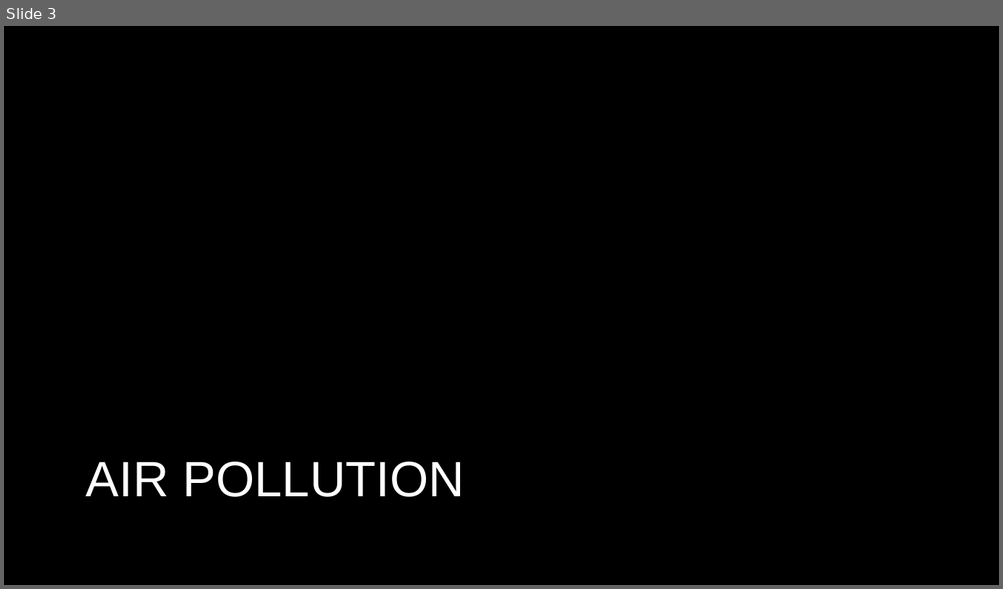
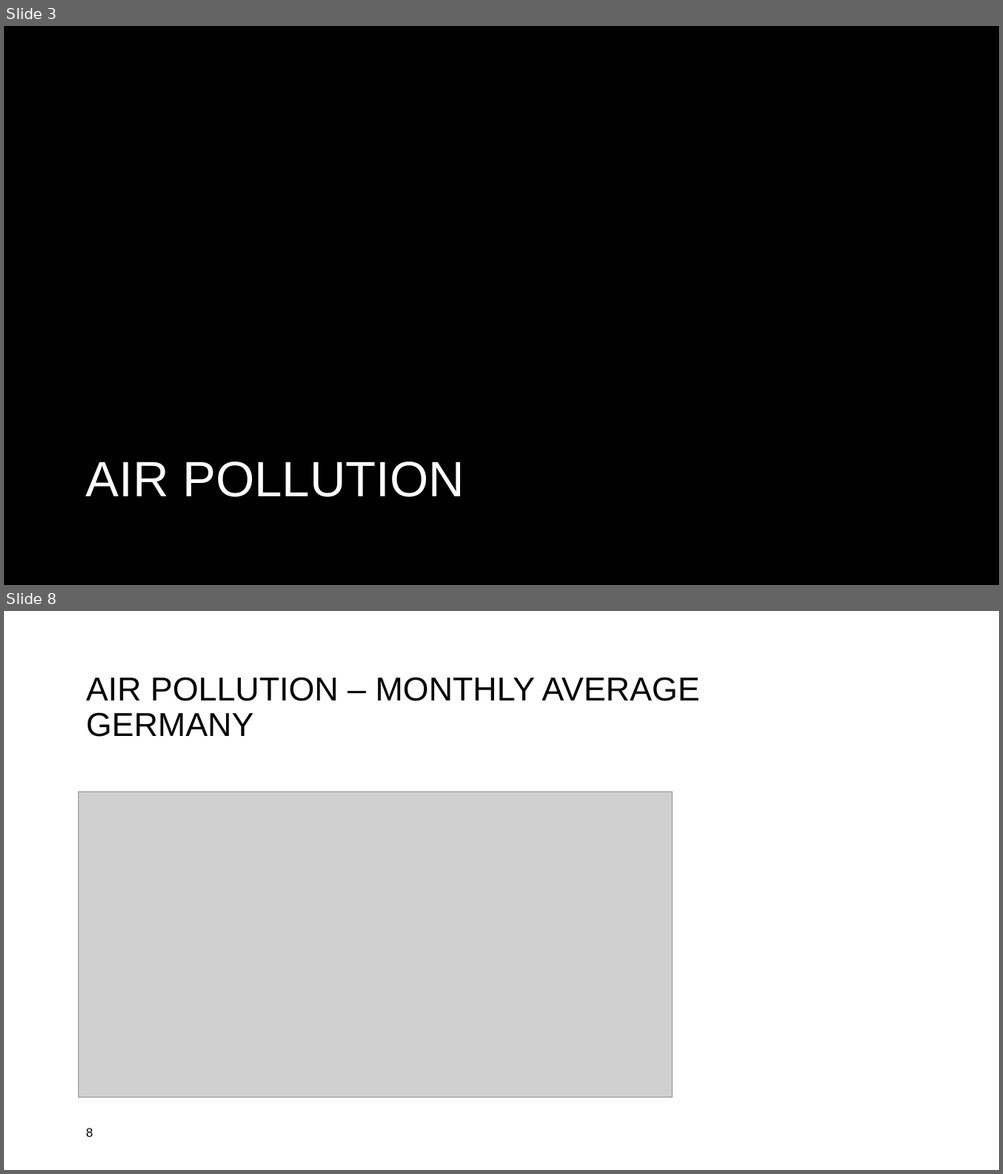
Before and after one commit to lennartklose96/DataScienceProject, a slide deck: Data-Science-Project2Präsi.pptx. Shown one above the other, each under a label of ours: slide 3 before the commit, slides 3 and 8 after it; the slides between them are not shown. The pictures are 1003x589 and 1003x1174 pixels, drawn with LibreOffice and Linux fonts; fonts in the diff are those of the drawing; grey boxes stand for pictures; background and template pictures are left out. Boxes give left, top, right and bottom in pixels: in the first picture for what was removed or moved away, otherwise in the second. Text is boxed around its words. In the diff, an @@ line names an element or a change of style, - is before the commit and + after.

```diff
--- a/Data-Science-Project2Präsi.pptx
+++ b/Data-Science-Project2Präsi.pptx
@@ slide 8 added at box(4, 611, 999, 1170), background #FFFFFF @@
@@ title added at box(86, 677, 700, 737), 32 pt, text #000000 @@
+AIR POLLUTION – MONTHLY AVERAGE GERMANY
@@ picture added at box(79, 792, 671, 1097) @@
@@ page number added at box(86, 1128, 93, 1137), 12 pt, text #000000 @@
+8
```
Also in this commit, not shown: 6 slides changed, 1 other slide added, 1 slide removed, 1 other file.
